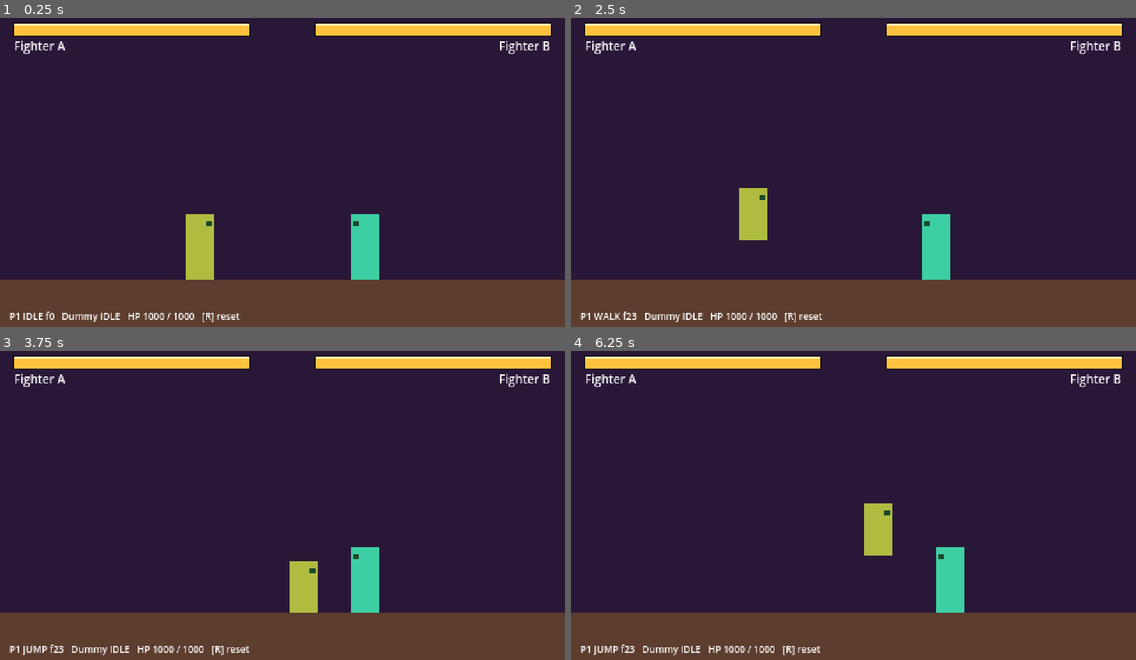
Above: before the commit, frames 1-4 (two rows, left to right).
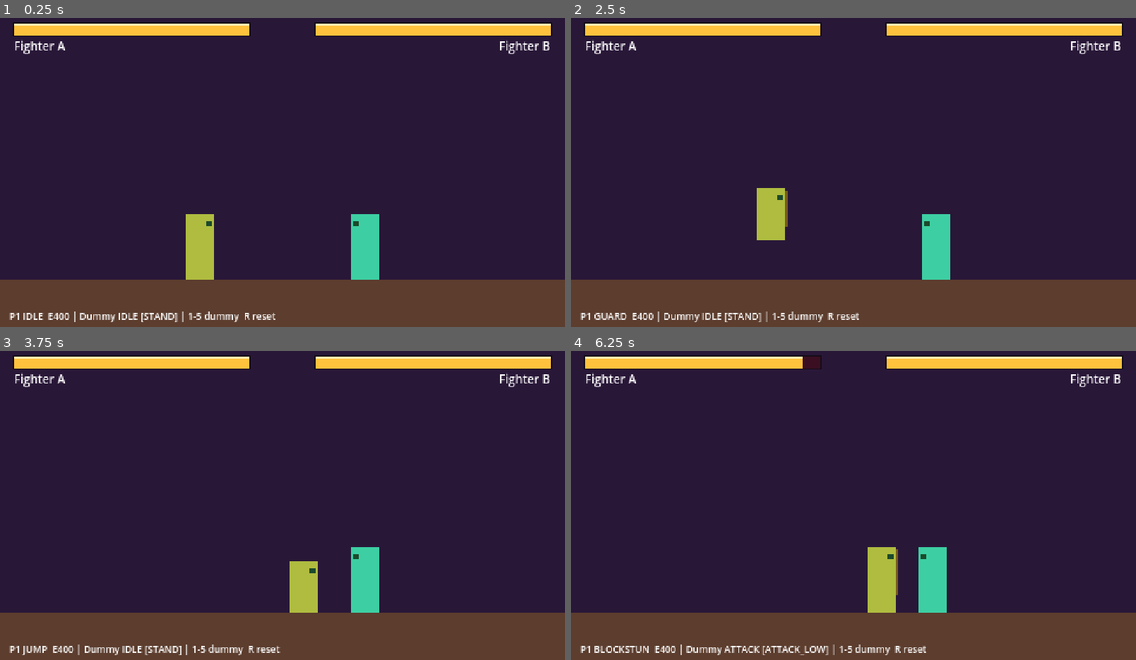
Above: after the commit, the same moments.

Repository: NabOuat/Fighter
Game: Godot game, scene res://scenes/fight/fight.tscn
Two runs of this game, one before a commit and one after it. Both use one fixed random seed, a clock stepped at 60 frames per second and the inputs below. This scene is started directly instead of the project's main scene.
Inputs:
- Up to frame 1 (0.25 s): no input
- Up to frame 2 (2.5 s): tap Enter at 0.5 s; hold S (crouch) 0.53-1.28 s; hold D (move_right) 0.53-2.03 s; tap J (attack) at 0.6 s; tap W (jump) at 0.77, 1.07, 1.52, 1.82 s; tap S (crouch) at 1.35 s; tap L (guard) at 1.55 s; hold A (move_left) from 2.03 s (still down); hold L (guard) from 2.03 s (still down); tap R at 2.3 s
- Up to frame 3 (3.75 s): release A (move_left) at 2.78 s; release L (guard) at 2.78 s; hold D (move_right) from 2.78 s (still down); tap R at 2.85 s; tap W (jump) at 3.02, 3.32 s; tap 1 at 3.05, 3.6 s
- Up to frame 4 (6.25 s): tap W (jump) at 3.77, 4.07, 4.52, 4.82, 6.02 s; tap 2 at 3.8, 4.35 s; release D (move_right) at 4.28 s; hold A (move_left) 4.28-5.03 s; tap 3 at 4.55, 5.1 s; hold D (move_right) 5.03-5.78 s; tap 4 at 5.3, 5.85 s; hold A (move_left) from 5.78 s (still down); tap 5 at 6.05 s

The runs differ from the first frame. In frame 1, 0.6% of the frame differs, in the area x 8-49%, y 94-99%; in frame 2, 1.9%; in frame 3, 0.6%; in frame 4, 4.1%, in the area x 4-70%, y 1-99%.

Commit message:
Prototype de combat, étape 2 : défense
Garde debout et accroupie (bouton ou recul), contre parfait
(6 frames), esquive mystique (1 segment d'énergie), mannequin
réglable (touches 1 à 5), coup sauté actif jusqu'à l'atterrissage.
Ajout de la recherche historique sur l'arc de Pokou et des fiches
de concept des trois héros.

Co-Authored-By: Claude Opus 5.5 <noreply@anthropic.com>

Diff:
--- a/data/fighters/samory_toure.tres
+++ b/data/fighters/samory_toure.tres
@@ -5,7 +5,7 @@
 
 [sub_resource type="Resource" id="Resource_e4n38"]
 script = ExtResource("2_attack")
-active = 14
+active = 40
 recovery = 0
 damage = 60
 hit_level = 0
--- a/data/fighters/test_a.tres
+++ b/data/fighters/test_a.tres
@@ -5,7 +5,7 @@
 
 [sub_resource type="Resource" id="Resource_kujnm"]
 script = ExtResource("1_5wd2k")
-active = 14
+active = 40
 recovery = 0
 damage = 60
 hit_level = 0
--- a/data/fighters/test_b.tres
+++ b/data/fighters/test_b.tres
@@ -5,7 +5,7 @@
 
 [sub_resource type="Resource" id="Resource_f2ca1"]
 script = ExtResource("1_etgra")
-active = 14
+active = 40
 recovery = 0
 damage = 60
 hit_level = 0
--- a/localization/translations.csv
+++ b/localization/translations.csv
@@ -15,3 +15,5 @@
 FIGHT_COMBO_HITS,%d coups,%d hits
 FIGHTER_TEST_A_NAME,Combattant A,Fighter A
 FIGHTER_TEST_B_NAME,Combattant B,Fighter B
+FIGHT_PARRY,Contre parfait !,Perfect parry!
+FIGHT_DODGE,Esquive mystique !,Mystic dodge!
--- a/scenes/fight/fight.gd
+++ b/scenes/fight/fight.gd
@@ -1,8 +1,8 @@
 extends Node2D
-## L'arène : elle fait avancer le combat image par image.
+## L'arène d'entraînement : elle fait avancer le combat image par image.
 ##
 ## À chaque frame (60 par seconde), dans cet ordre :
-##   1. chaque combattant lit ses commandes ;
+##   1. chaque combattant lit ses commandes (le mannequin reçoit les siennes) ;
 ##   2. chaque combattant joue une frame (tick) ;
 ##   3. on empêche les deux corps de se chevaucher ;
 ##   4. on vérifie si une zone de frappe touche une zone vulnérable.
@@ -11,13 +11,22 @@
 ##
 ## Lance cette scène seule avec F6 pour tester.
 
+## Ce que fait le mannequin (touches 1 à 5 pendant le test).
+enum DummyMode { STAND, GUARD_HIGH, GUARD_LOW, ATTACK, ATTACK_LOW }
+
 ## Largeur minimale entre les centres des deux combattants.
 const PUSHBOX_WIDTH := 20.0
 ## Limites de l'arène pour le centre des combattants.
 const ARENA_LEFT := 12.0
 const ARENA_RIGHT := 468.0
+## Le mannequin attaque toutes les 80 frames (1,3 seconde).
+const DUMMY_ATTACK_PERIOD := 80
+const POPUP_FRAMES := 50
 
 var hitstop := 0
+var dummy_mode: DummyMode = DummyMode.STAND
+var frame_count := 0
+var popup_frames := 0
 
 @onready var player: Fighter = $Player
 @onready var dummy: Fighter = $Dummy
@@ -27,6 +36,7 @@
 @onready var player_name: Label = $HUD/PlayerName
 @onready var dummy_name: Label = $HUD/DummyName
 @onready var combo_label: Label = $HUD/ComboLabel
+@onready var popup_label: Label = $HUD/PopupLabel
 @onready var debug_label: Label = $DebugLabel
 
 
@@ -35,30 +45,56 @@
 	dummy.opponent = player
 	player_name.text = player.data.name_key
 	dummy_name.text = dummy.data.name_key
+	for fighter in fighters:
+		fighter.dodged.connect(_show_popup.bind("FIGHT_DODGE"))
+	_reset_training()
 
 
 func _physics_process(delta: float) -> void:
+	frame_count += 1
+	_drive_dummy()
 	for fighter in fighters:
 		fighter.poll_input()
 	if hitstop > 0:
 		hitstop -= 1
-		return
-
-	for fighter in fighters:
-		fighter.tick(delta)
-	_separate_fighters()
-	_resolve_hits()
-	_end_finished_combos()
+	else:
+		for fighter in fighters:
+			fighter.tick(delta)
+		_separate_fighters()
+		_resolve_hits()
+		_end_finished_combos()
 	_update_hud()
 
 
 func _unhandled_input(event: InputEvent) -> void:
-	# Touche R : remettre les deux combattants en place (pratique pour tester).
-	if event is InputEventKey and event.pressed and event.physical_keycode == KEY_R:
-		player.position.x = 170
-		dummy.position.x = 310
-		for fighter in fighters:
-			fighter.reset()
+	if not (event is InputEventKey and event.pressed and not event.echo):
+		return
+	match event.physical_keycode:
+		KEY_R:
+			_reset_training()
+		KEY_1, KEY_2, KEY_3, KEY_4, KEY_5:
+			dummy_mode = (event.physical_keycode - KEY_1) as DummyMode
+			frame_count = 0
+
+
+## En entraînement : positions de départ et énergie pleine pour tout tester.
+func _reset_training() -> void:
+	player.position.x = 170
+	dummy.position.x = 310
+	for fighter in fighters:
+		fighter.reset()
+		fighter.energy = Fighter.MAX_ENERGY
+
+
+## Donne ses commandes au mannequin selon le mode choisi.
+func _drive_dummy() -> void:
+	var intent := dummy.intent
+	intent.guard = dummy_mode in [DummyMode.GUARD_HIGH, DummyMode.GUARD_LOW]
+	intent.crouch = dummy_mode in [DummyMode.GUARD_LOW, DummyMode.ATTACK_LOW]
+	if dummy_mode in [DummyMode.ATTACK, DummyMode.ATTACK_LOW]:
+		# Trois appuis espacés de 6 frames : le combo complet (ou un coup bas).
+		var beat := frame_count % DUMMY_ATTACK_PERIOD
+		intent.attack = beat in [0, 6, 12]
 
 
 func _separate_fighters() -> void:
@@ -83,9 +119,15 @@
 			continue
 		var attack := attacker.current_attack
 		attacker.attack_has_hit = true
-		attacker.combo_hits += 1
-		defender.take_hit(attack, attacker)
-		hitstop = maxi(hitstop, attack.hitstop)
+		match defender.receive_attack(attack, attacker):
+			Fighter.HitResult.HIT:
+				attacker.combo_hits += 1
+				hitstop = maxi(hitstop, attack.hitstop)
+			Fighter.HitResult.BLOCKED:
+				hitstop = maxi(hitstop, int(attack.hitstop * 0.5))
+			Fighter.HitResult.PARRIED:
+				hitstop = maxi(hitstop, 12)
+				_show_popup("FIGHT_PARRY")
 
 
 ## Un combo s'arrête dès que celui qui encaisse peut de nouveau agir.
@@ -95,14 +137,21 @@
 			fighter.opponent.combo_hits = 0
 
 
+func _show_popup(text_key: String) -> void:
+	popup_label.text = text_key
+	popup_frames = POPUP_FRAMES
+
+
 func _update_hud() -> void:
 	player_bar.set_ratio(float(player.health) / Fighter.MAX_HEALTH)
 	dummy_bar.set_ratio(float(dummy.health) / Fighter.MAX_HEALTH)
 	combo_label.visible = player.combo_hits >= 2
 	combo_label.text = tr("FIGHT_COMBO_HITS") % player.combo_hits
+	popup_frames = maxi(0, popup_frames - 1)
+	popup_label.visible = popup_frames > 0
 	# Texte de débogage pour le développeur, absent du jeu final
 	# (c'est pour ça qu'il n'est pas dans le fichier de traductions).
-	debug_label.text = "P1 %s f%d   Dummy %s   HP %d / %d   [R] reset" % [
-		Fighter.State.keys()[player.state], player.attack_frame,
-		Fighter.State.keys()[dummy.state], player.health, dummy.health,
+	debug_label.text = "P1 %s  E%d | Dummy %s [%s] | 1-5 dummy  R reset" % [
+		Fighter.State.keys()[player.state], player.energy,
+		Fighter.State.keys()[dummy.state], DummyMode.keys()[dummy_mode],
 	]
--- a/scenes/fight/fight.tscn
+++ b/scenes/fight/fight.tscn
@@ -105,6 +105,18 @@
 theme_override_colors/font_color = Color(1, 0.76, 0.24, 1)
 theme_override_font_sizes/font_size = 14
 
+[node name="PopupLabel" type="Label" parent="HUD"]
+visible = false
+offset_left = 140.0
+offset_top = 70.0
+offset_right = 340.0
+offset_bottom = 92.0
+theme_override_colors/font_color = Color(0.3, 1, 1, 1)
+theme_override_colors/font_outline_color = Color(0.08, 0.05, 0.09, 1)
+theme_override_constants/outline_size = 4
+theme_override_font_sizes/font_size = 16
+horizontal_alignment = 1
+
 [node name="DebugLabel" type="Label" parent="."]
 offset_left = 8.0
 offset_top = 255.0
--- a/scenes/fighters/fighter.gd
+++ b/scenes/fighters/fighter.gd
@@ -1,19 +1,27 @@
 class_name Fighter
 extends CharacterBody2D
-## Un combattant : marcher, sauter, s'accroupir, frapper, encaisser.
+## Un combattant : marcher, sauter, s'accroupir, frapper, parer, esquiver.
 ##
 ## Pour l'instant c'est un rectangle de couleur. Les vrais sprites
 ## remplaceront le nœud Body plus tard, sans changer cette logique.
 ##
 ## Le combattant est une « machine à états » : à chaque instant il est dans
-## UN état (debout, saut, attaque, touché...) et chaque état a ses règles.
+## UN état (debout, saut, attaque, garde, touché...) et chaque état a ses règles.
 ## Il n'avance pas tout seul : l'arène (fight.gd) appelle tick() 60 fois
 ## par seconde, puis vérifie les coups. Tout se joue donc image par image.
 
-enum State { IDLE, WALK, CROUCH, JUMP, ATTACK, HITSTUN, KNOCKDOWN, GETUP }
+## Émis quand le combattant réussit une esquive mystique.
+signal dodged
+
+enum State { IDLE, WALK, CROUCH, JUMP, ATTACK, GUARD, BLOCKSTUN, HITSTUN, KNOCKDOWN, GETUP, DODGE }
+## Ce qui arrive quand un coup atteint le combattant.
+enum HitResult { HIT, BLOCKED, PARRIED }
 
 ## La vie est la même pour tous les combattants (décision du cahier des charges).
 const MAX_HEALTH := 1000
+## L'énergie ancestrale : 4 segments de 100.
+const MAX_ENERGY := 400
+const ENERGY_SEGMENT := 100
 const GRAVITY := 900.0
 const BODY_WIDTH := 24.0
 const STAND_HEIGHT := 56.0
@@ -21,15 +29,26 @@
 const AIR_HEIGHT := 44.0
 ## Reculer est plus lent qu'avancer, comme dans tous les jeux de combat.
 const BACKWARD_SPEED_RATIO := 0.8
-## Un appui sur Attaque reste en mémoire 8 frames : on peut appuyer un
-## tout petit peu en avance, le coup partira dès que possible.
+## Un appui reste en mémoire 8 frames : on peut appuyer un tout petit peu en
+## avance, l'action partira dès que possible.
 const INPUT_BUFFER_FRAMES := 8
+## Contre parfait : il faut appuyer sur Garde au plus 6 frames avant l'impact.
+const PARRY_WINDOW_FRAMES := 6
+## Temps pendant lequel l'attaquant contré est sans défense.
+const PARRIED_STUN_FRAMES := 24
+## Durée de l'esquive mystique (le combattant est intouchable).
+const DODGE_FRAMES := 14
+## Distance de réapparition derrière l'adversaire.
+const DODGE_BEHIND_DISTANCE := 28.0
 ## Ralentissement du recul à chaque frame (0,85 = perd 15 % de sa vitesse).
 const PUSHBACK_FRICTION := 0.85
 const KNOCKDOWN_LAUNCH := 220.0
 const KNOCKDOWN_FRAMES := 40
 const GETUP_FRAMES := 20
 const FLASH_FRAMES := 4
+const HIT_FLASH := Color.WHITE
+const BLOCK_FLASH := Color(0.6, 0.85, 1.0)
+const PARRY_FLASH := Color(0.3, 1.0, 1.0)
 
 ## La fiche du combattant (stats, attaques...).
 @export var data: FighterData
@@ -44,6 +63,7 @@
 ## 1 = tourné vers la droite, -1 = vers la gauche.
 var facing := 1
 var health := MAX_HEALTH
+var energy := 0
 var current_attack: AttackData
 var attack_frame := 0
 ## Position dans le combo (0 = premier coup).
@@ -54,13 +74,19 @@
 var combo_hits := 0
 var stun_frames := 0
 var air_attack_used := false
+## Vrai quand la garde est basse (accroupie).
+var guard_low := false
 var buffered_attack := 0
+var buffered_guard := 0
+var parry_window := 0
 var flash_frames := 0
+var flash_color := HIT_FLASH
 ## Ce que le combattant veut faire à cette frame.
-## Rempli par le joueur (clavier, tactile) ou plus tard par l'IA.
+## Rempli par le joueur (clavier, tactile) ou par l'IA / le mannequin.
+## « attack » et « guard_pressed » = appui à cette frame ; les autres = touche maintenue.
 var intent := {
-	"left": false, "right": false, "jump": false,
-	"crouch": false, "attack": false,
+	"left": false, "right": false, "jump": false, "crouch": false,
+	"attack": false, "guard": false, "guard_pressed": false,
 }
 
 @onready var pivot: Node2D = $Pivot
@@ -76,17 +102,20 @@
 		push_error("Fighter : aucune fiche FighterData assignée dans l'Inspecteur.")
 		return
 	body.color = data.placeholder_color
-	arm.color = data.placeholder_color.darkened(0.2)
 	reset()
 
 
-## Remet le combattant en début de manche.
+## Remet le combattant en début de manche (l'énergie est gardée d'une manche à l'autre).
 func reset() -> void:
 	health = MAX_HEALTH
 	velocity = Vector2.ZERO
 	current_attack = null
+	combo_index = -1
 	combo_hits = 0
 	buffered_attack = 0
+	buffered_guard = 0
+	parry_window = 0
+	modulate.a = 1.0
 	_change_state(State.IDLE)
 	_update_visuals()
 
@@ -99,32 +128,42 @@
 		intent.right = Input.is_action_pressed("move_right")
 		intent.jump = Input.is_action_pressed("jump")
 		intent.crouch = Input.is_action_pressed("crouch")
+		intent.guard = Input.is_action_pressed("guard")
 		intent.attack = Input.is_action_just_pressed("attack")
+		intent.guard_pressed = Input.is_action_just_pressed("guard")
 	if intent.attack:
 		buffered_attack = INPUT_BUFFER_FRAMES
-		intent.attack = false
+	if intent.guard_pressed:
+		buffered_guard = INPUT_BUFFER_FRAMES
+		parry_window = PARRY_WINDOW_FRAMES
+	intent.attack = false
+	intent.guard_pressed = false
 
 
 ## Une frame de jeu.
 func tick(delta: float) -> void:
-	if buffered_attack > 0:
-		buffered_attack -= 1
-	if flash_frames > 0:
-		flash_frames -= 1
+	buffered_attack = maxi(0, buffered_attack - 1)
+	buffered_guard = maxi(0, buffered_guard - 1)
+	parry_window = maxi(0, parry_window - 1)
+	flash_frames = maxi(0, flash_frames - 1)
 
 	match state:
-		State.IDLE, State.WALK, State.CROUCH:
+		State.IDLE, State.WALK, State.CROUCH, State.GUARD:
 			_ground_state()
 		State.JUMP:
 			_jump_state()
 		State.ATTACK:
 			_attack_state()
+		State.BLOCKSTUN:
+			_blockstun_state()
 		State.HITSTUN:
 			_hitstun_state()
 		State.KNOCKDOWN:
 			_knockdown_state()
 		State.GETUP:
 			_getup_state()
+		State.DODGE:
+			_dodge_state()
 
 	velocity.y += GRAVITY * delta
 	var was_in_air := not is_on_floor()
@@ -136,7 +175,7 @@
 
 # --- Les états ---------------------------------------------------------------
 
-## Debout, en marche ou accroupi : le combattant peut tout faire.
+## Debout, en marche, accroupi ou en garde : le combattant peut tout faire.
 func _ground_state() -> void:
 	var direction := _input_direction()
 	_face_opponent()
@@ -146,6 +185,11 @@
 			_start_attack(data.low_attack)
 		else:
 			_start_combo(0)
+		return
+	if intent.guard:
+		velocity.x = 0
+		guard_low = intent.crouch
+		_change_state(State.GUARD)
 		return
 	if intent.jump:
 		velocity.y = -data.jump_strength
@@ -189,8 +233,19 @@
 		_change_state(State.CROUCH if intent.crouch else State.IDLE)
 
 
+func _blockstun_state() -> void:
+	velocity.x *= PUSHBACK_FRICTION
+	stun_frames -= 1
+	if stun_frames <= 0:
+		_change_state(State.IDLE)
+
+
 func _hitstun_state() -> void:
 	velocity.x *= PUSHBACK_FRICTION
+	# Esquive mystique : appuyer sur Garde pendant qu'on encaisse, si on a 1 segment.
+	if buffered_guard > 0 and energy >= ENERGY_SEGMENT and is_on_floor():
+		_start_dodge()
+		return
 	stun_frames -= 1
 	if stun_frames <= 0:
 		_change_state(State.IDLE)
@@ -212,6 +267,14 @@
 		_change_state(State.IDLE)
 
 
+func _dodge_state() -> void:
+	velocity.x = 0
+	stun_frames -= 1
+	if stun_frames <= 0:
+		_face_opponent()
+		_change_state(State.IDLE)
+
+
 func _on_landed() -> void:
 	if state == State.JUMP:
 		current_attack = null
@@ -255,11 +318,46 @@
 	return false
 
 
+# --- Défense -----------------------------------------------------------------
+
+## Vrai si le combattant pare ce coup : garde maintenue ou recul, à la bonne hauteur.
+func _can_block(attack: AttackData, attacker: Fighter) -> bool:
+	if not is_on_floor():
+		return false
+	if state not in [State.IDLE, State.WALK, State.CROUCH, State.GUARD, State.BLOCKSTUN]:
+		return false
+	if not (intent.guard or _is_holding_back(attacker)):
+		return false
+	var low: bool = intent.crouch
+	match attack.hit_level:
+		AttackData.HitLevel.HIGH:
+			return not low
+		AttackData.HitLevel.LOW:
+			return low
+	return true
+
+
+func _is_holding_back(attacker: Fighter) -> bool:
+	var away := 1 if global_position.x >= attacker.global_position.x else -1
+	return _input_direction() == away
+
+
+func _start_dodge() -> void:
+	energy -= ENERGY_SEGMENT
+	buffered_guard = 0
+	# On réapparaît dans le dos de l'adversaire.
+	var behind := opponent.global_position.x - opponent.facing * DODGE_BEHIND_DISTANCE
+	global_position.x = behind
+	stun_frames = DODGE_FRAMES
+	_change_state(State.DODGE)
+	dodged.emit()
+
+
 # --- Utilisé par l'arène -----------------------------------------------------
 
-## Vrai si le combattant peut agir librement (sert à finir les combos).
+## Vrai si le combattant n'est pas pris dans un combo (sert à compter les combos).
 func is_free() -> bool:
-	return state in [State.IDLE, State.WALK, State.CROUCH, State.JUMP, State.ATTACK]
+	return state not in [State.HITSTUN, State.KNOCKDOWN]
 
 
 ## Zone de frappe actuelle, en coordonnées de l'arène. Vide si aucun coup ne peut toucher.
@@ -271,23 +369,56 @@
 	return _attack_rect(current_attack)
 
 
-## Zone où le combattant peut être touché. Vide s'il est intouchable (au sol, se relève).
+## Zone où le combattant peut être touché. Vide s'il est intouchable.
 func get_hurtbox_rect() -> Rect2:
-	if state in [State.KNOCKDOWN, State.GETUP]:
+	if state in [State.KNOCKDOWN, State.GETUP, State.DODGE]:
 		return Rect2()
 	var height := _current_height()
 	return Rect2(global_position + Vector2(-BODY_WIDTH / 2.0, -height), Vector2(BODY_WIDTH, height))
 
 
-## Appelée par l'arène quand un coup de l'adversaire touche ce combattant.
-func take_hit(attack: AttackData, attacker: Fighter) -> void:
+## Appelée par l'arène quand un coup de l'adversaire atteint ce combattant.
+## Renvoie ce qui s'est passé : touché, paré ou contré.
+func receive_attack(attack: AttackData, attacker: Fighter) -> HitResult:
+	var can_parry := is_on_floor() and state in [State.IDLE, State.WALK, State.CROUCH, State.GUARD, State.BLOCKSTUN]
+	if parry_window > 0 and can_parry:
+		parry_window = 0
+		_flash(PARRY_FLASH)
+		_change_state(State.IDLE)
+		attacker.get_parried()
+		return HitResult.PARRIED
+	if _can_block(attack, attacker):
+		_block(attack, attacker)
+		return HitResult.BLOCKED
+	_take_damage(attack, attacker)
+	return HitResult.HIT
+
+
+## Appelée quand l'adversaire a contré notre coup : on reste sans défense un moment.
+func get_parried() -> void:
+	current_attack = null
+	combo_index = -1
+	velocity.x = 0
+	stun_frames = PARRIED_STUN_FRAMES
+	_flash(HIT_FLASH)
+	_change_state(State.HITSTUN)
+
+
+func _block(attack: AttackData, attacker: Fighter) -> void:
+	guard_low = intent.crouch
+	velocity.x = _direction_from(attacker) * attack.pushback
+	stun_frames = attack.blockstun
+	_flash(BLOCK_FLASH)
+	_change_state(State.BLOCKSTUN)
+
+
+func _take_damage(attack: AttackData, attacker: Fighter) -> void:
 	var damage := roundi(attack.damage * attacker.data.damage_multiplier() * data.defense_multiplier())
 	health = maxi(0, health - damage)
 	current_attack = null
 	combo_index = -1
-	flash_frames = FLASH_FRAMES
-	var direction := 1 if global_position.x >= attacker.global_position.x else -1
-
+	_flash(HIT_FLASH)
+	var direction := _direction_from(attacker)
 	if attack.knockdown or not is_on_floor() or health == 0:
 		velocity = Vector2(direction * attack.pushback, -KNOCKDOWN_LAUNCH)
 		stun_frames = KNOCKDOWN_FRAMES
@@ -309,13 +440,31 @@
 	return int(intent.right) - int(intent.left)
 
 
+## Sens dans lequel on est repoussé par un coup de cet attaquant.
+func _direction_from(attacker: Fighter) -> int:
+	return 1 if global_position.x >= attacker.global_position.x else -1
+
+
 func _face_opponent() -> void:
 	if opponent and opponent.global_position.x != global_position.x:
 		facing = 1 if opponent.global_position.x > global_position.x else -1
 
 
+func _flash(color: Color) -> void:
+	flash_color = color
+	flash_frames = FLASH_FRAMES
+
+
+func _is_low() -> bool:
+	if state == State.CROUCH:
+		return true
+	if state in [State.GUARD, State.BLOCKSTUN]:
+		return guard_low
+	return state == State.ATTACK and current_attack == data.low_attack
+
+
 func _current_height() -> float:
-	if state == State.CROUCH or (state == State.ATTACK and current_attack == data.low_attack):
+	if _is_low():
 		return CROUCH_HEIGHT
 	if state == State.KNOCKDOWN or state == State.GETUP:
 		return CROUCH_HEIGHT * 0.6
@@ -337,22 +486,33 @@
 	pivot.scale.x = facing
 	body.size = Vector2(BODY_WIDTH, height)
 	body.position = Vector2(-BODY_WIDTH / 2.0, -height)
-	body.color = Color.WHITE if flash_frames > 0 else data.placeholder_color
+	body.color = flash_color if flash_frames > 0 else data.placeholder_color
 	front.position.y = -height + 6
 	front.visible = state != State.KNOCKDOWN
-
-	hurtbox_view.visible = show_boxes and state not in [State.KNOCKDOWN, State.GETUP]
+	# Pendant l'esquive, le combattant devient presque transparent.
+	modulate.a = 0.3 if state == State.DODGE else 1.0
+
+	hurtbox_view.visible = show_boxes and get_hurtbox_rect().has_area()
 	hurtbox_view.size = body.size
 	hurtbox_view.position = body.position
 
-	# Le « bras » montre le coup pendant sa préparation et son temps actif.
-	var showing := current_attack != null and attack_frame <= current_attack.startup + current_attack.active
-	arm.visible = showing and attack_frame >= current_attack.startup / 2.0
-	hitbox_view.visible = show_boxes and showing and current_attack.is_active_frame(attack_frame)
-	if showing:
+	var attacking := current_attack != null and attack_frame <= current_attack.startup + current_attack.active
+	hitbox_view.visible = show_boxes and attacking and current_attack.is_active_frame(attack_frame)
+	if attacking:
+		# Le « bras » montre le coup pendant sa préparation et son temps actif.
 		var rect := _attack_rect(current_attack)
 		rect.position -= global_position
+		arm.visible = attack_frame >= current_attack.startup / 2.0
+		arm.color = data.placeholder_color.darkened(0.2)
 		arm.position = rect.position
 		arm.size = rect.size
 		hitbox_view.position = rect.position
 		hitbox_view.size = rect.size
+	elif state in [State.GUARD, State.BLOCKSTUN]:
+		# En garde, le « bras » devient un bouclier levé devant le corps.
+		arm.visible = true
+		arm.color = data.placeholder_color.darkened(0.45)
+		arm.size = Vector2(5, height * 0.7)
+		arm.position = Vector2(facing * (BODY_WIDTH / 2.0) - (5 if facing == 1 else 0) + facing * 2, -height + 2)
+	else:
+		arm.visible = false
Binary file added: assets/characters/abla_pokou/concept.png
Binary file added: assets/characters/behanzin/concept.png
Binary file added: assets/characters/sekou_ouattara/concept.png
Binary file changed: localization/translations.en.translation
Binary file changed: localization/translations.fr.translation
Not shown, changed: README.md
Not shown, removed: assets/characters/.gitkeep
Not shown, added: docs/recherche/arc_pokou.md
